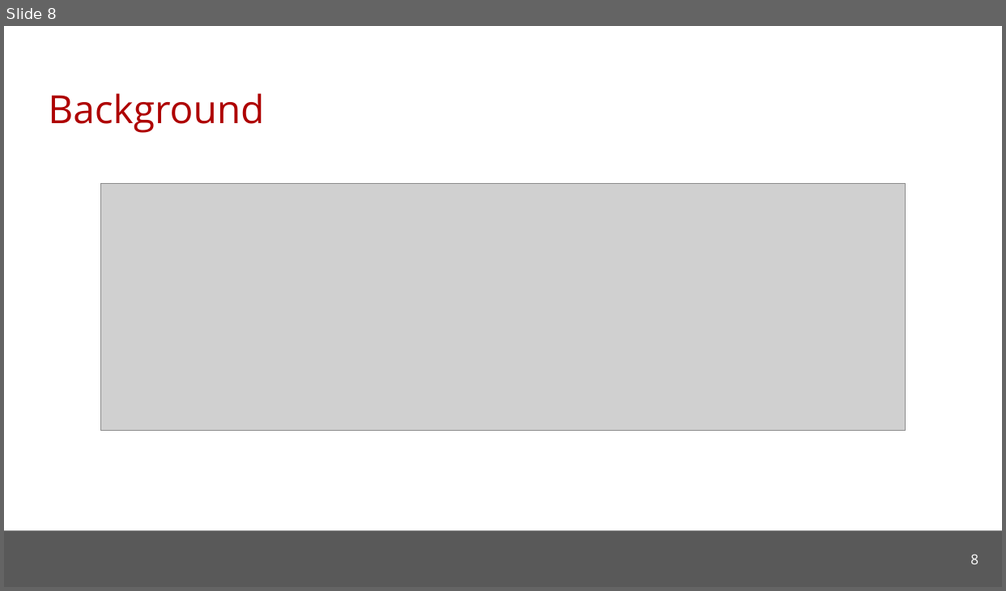
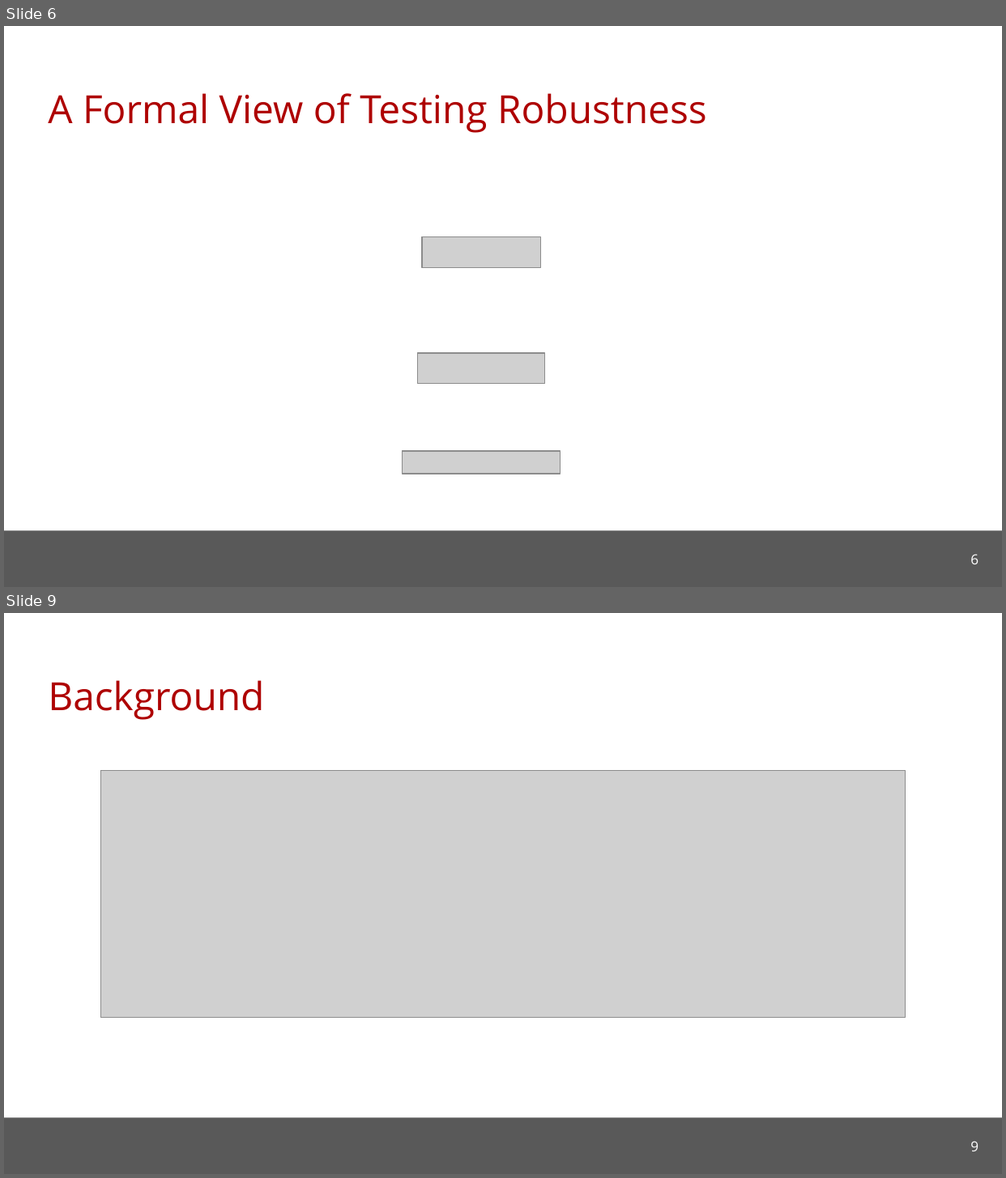
Before and after one commit to cmu-soda/Robustness, a slide deck: Robustness.pptx. Shown one above the other, each under a label of ours: slide 8 before the commit, slides 6 and 9 after it; the slides between them are not shown. The pictures are 1006x591 and 1006x1178 pixels, drawn with LibreOffice and Linux fonts; fonts in the diff are those of the drawing; grey boxes stand for pictures; background and template pictures are left out. Boxes give left, top, right and bottom in pixels: in the first picture for what was removed or moved away, otherwise in the second. Text is boxed around its words. In the diff, an @@ line names an element or a change of style, - is before the commit and + after.

```diff
--- a/Robustness.pptx
+++ b/Robustness.pptx
@@ slide 6 added at (4,26,1002,587), background #FFFFFF; not listed: 1 template element that a slide beside it also shows @@
@@ title added at (48,93,707,133), 28 pt, text #AE0000 @@
+A Formal View of Testing Robustness
@@ picture added at (422,237,541,268) @@
@@ picture added at (418,353,545,384) @@
@@ picture added at (403,451,560,474) @@
@@ page number added at (970,554,978,565), 10 pt, text #FFFFFF @@
+6
@@ what was slide 8 is now slide 9 @@
@@ page number at (970,1141,978,1152): text changed @@
-8
+9
```
Also in this commit, not shown: 4 slides changed, 3 other slides added, 3 slides removed, 1 other file.
